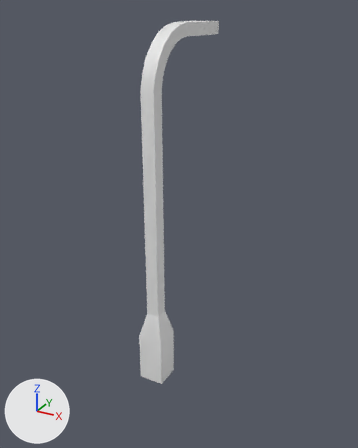
The glTF model assets/models/light-curved.glb, before and after one commit.
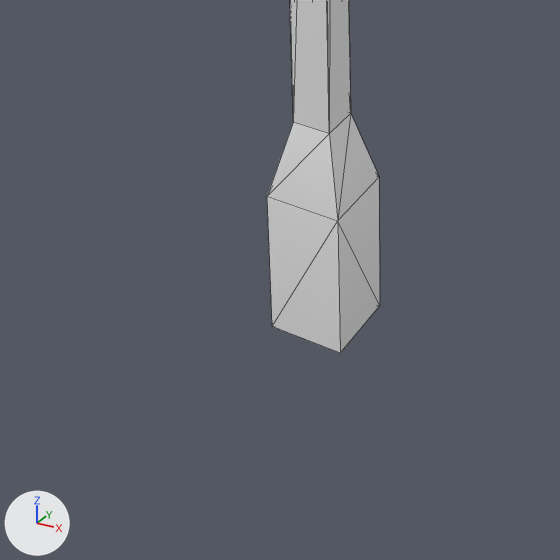
Each version appears first whole from a 50 mm camera at (0.437, -0.701, 0.7) aimed at (-0.002, 0.097, 0.301), and next in a close-up on the part from 16% to 64% of the width and 62% to 100% of the height. Arrows for +X, +Y and +Z are at lower left; the lights stay in place. The last two pictures show the newer version. The close-ups show mesh edges as thin lines. Vertices at exactly the same position are counted once.

In view in the first close-up: 'light-curved'.
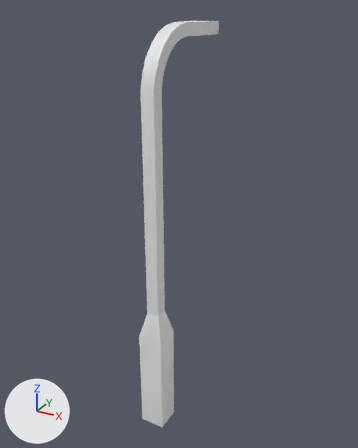
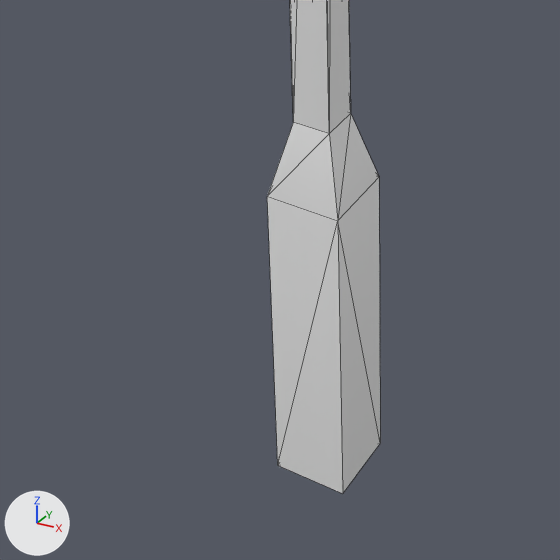
Pixel boxes [x1, y1, x2, y2] of what changed, in the close-ups (560 x 560 px; the box of a moved part takes in the faces that stretch with it):
'light-curved', reshaped: before [267, 0, 380, 353]; after [267, 0, 380, 493]
part 1 of me_light_curved, moved or reshaped: before [272, 219, 380, 353]; after [272, 219, 380, 493]

What the commit changed:
me_light_curved is used by ob_light_curved; location (0.0, 0.0, 0.0).
Before the commit, vertices of me_light_curved: 40 (-0.025, 0.025, 0.0), 42 (-0.025, -0.025, 0.0) at pixel (272, 326), 45 (0.025, 0.025, 0.0) at pixel (379, 305), 47 (0.025, -0.025, 0.0) at pixel (340, 352).
me_light_curved had 50 vertices, 92 faces and spanned x -0.025..0.025, y -0.025..0.2, z 0.0..0.675.
me_light_curved now has 50 vertices, 92 faces and spans x -0.025..0.025, y -0.025..0.2, z -0.116..0.675.
Part 1, on me_light_curved:
Vertices 40, 42, 45, 47 of me_light_curved move by (0.0, 0.0, -0.116).
